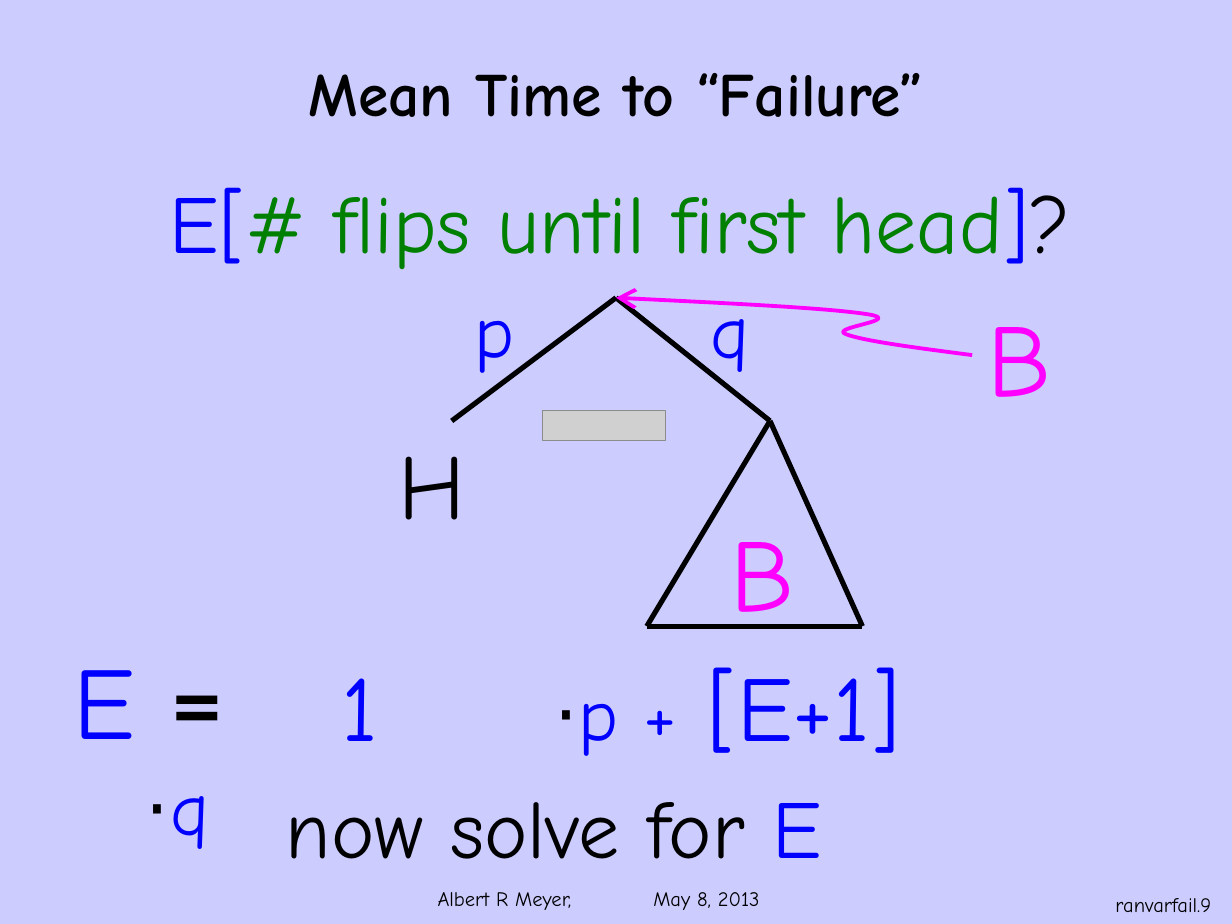
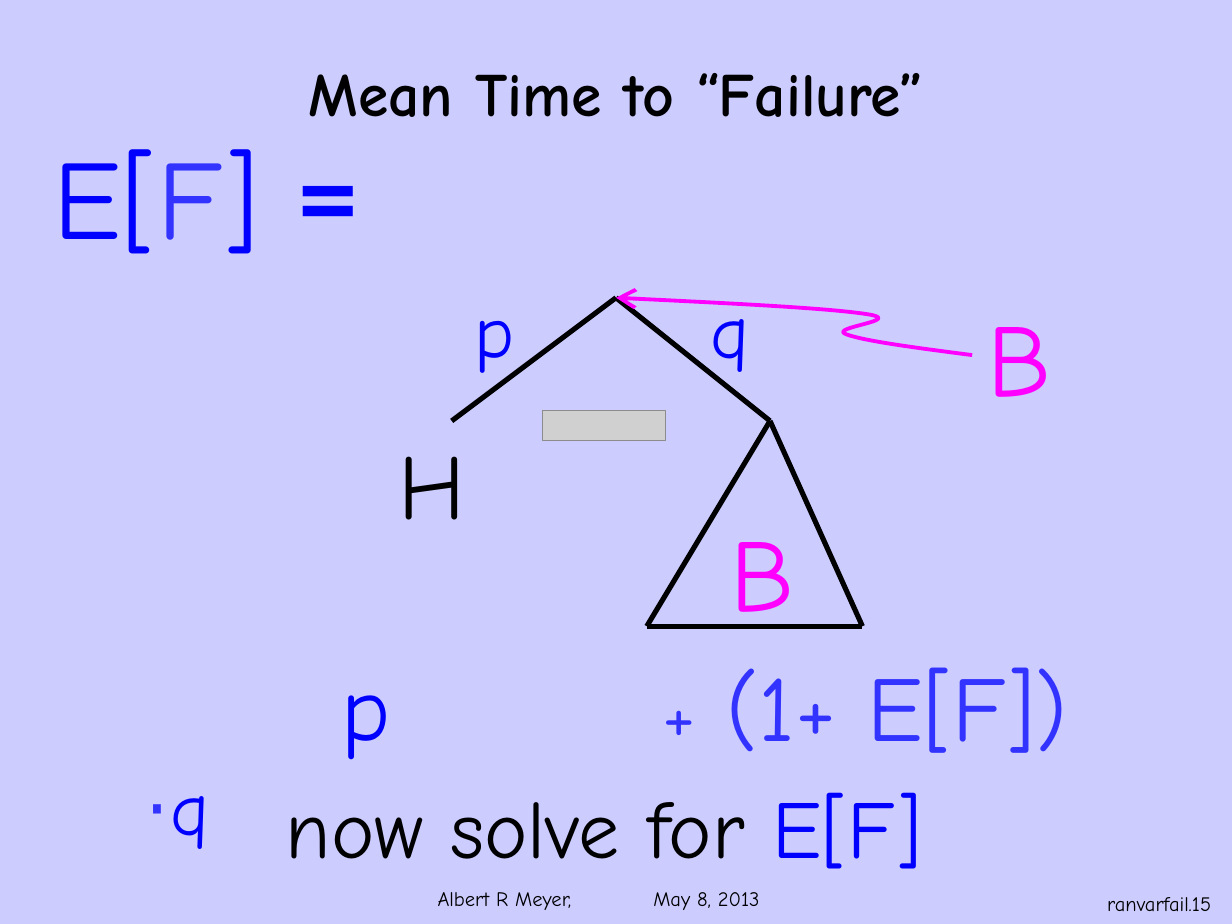
Before and after one commit to armeyer/mcs_web, a slide deck: slide 15 of spring13/slides13/ranvar-expect-fail.pptx (slide 9 before the commit). Drawn at 1232x924 pixels with LibreOffice and Linux fonts; fonts in the diff are those of the drawing; grey boxes stand for pictures; background and template pictures are left out. Boxes give left, top, right and bottom in pixels: in the first picture for what was removed or moved away, otherwise in the second. Text is boxed around its words. In the diff, an @@ line names an element or a change of style, - is before the commit and + after.

Commit message:
add ranvar-expect-total.pptx, edit all the expectation slides

```diff
--- a/spring13/slides13/ranvar-expect-fail.pptx
+++ b/spring13/slides13/ranvar-expect-fail.pptx
@@ text at (53, 149, 258, 254): text changed; size 60 to 66 pt @@
-E =
+E[F] =
@@ text removed at (170, 187, 1070, 269) @@
-E[# flips until first head]?
@@ text at (341, 667, 1067, 760): text changed; text colour #0000FF to #3333FF @@
-1 ⋅p + [E+1] ⋅q
+p + (1+ E[F]) ⋅q
@@ text at (286, 792, 921, 869): text changed @@
-now solve for E
+now solve for E[F]
@@ page number at (1107, 897, 1211, 912): text changed @@
-ranvarfail.9
+ranvarfail.15
```
Also in this commit, not shown: 9 other slides changed, 6 slides added, 2 slides removed, 4 other files.
